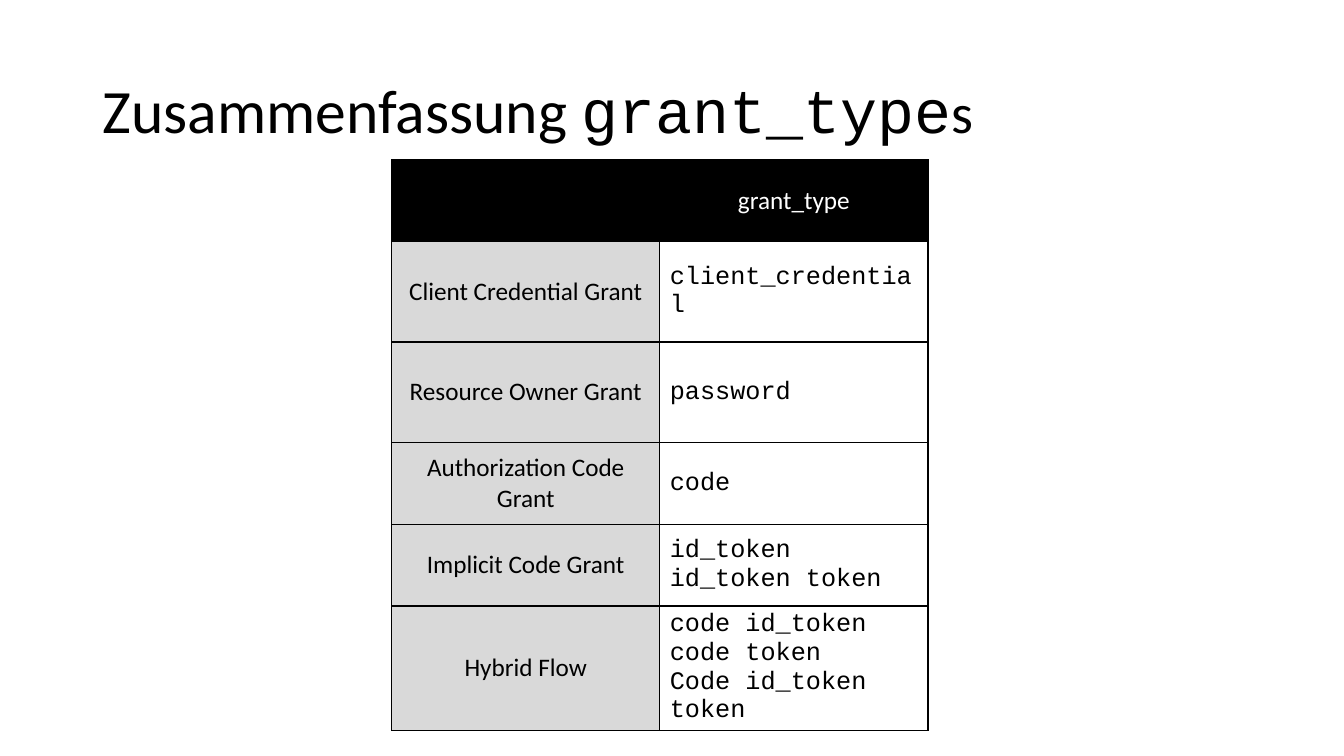
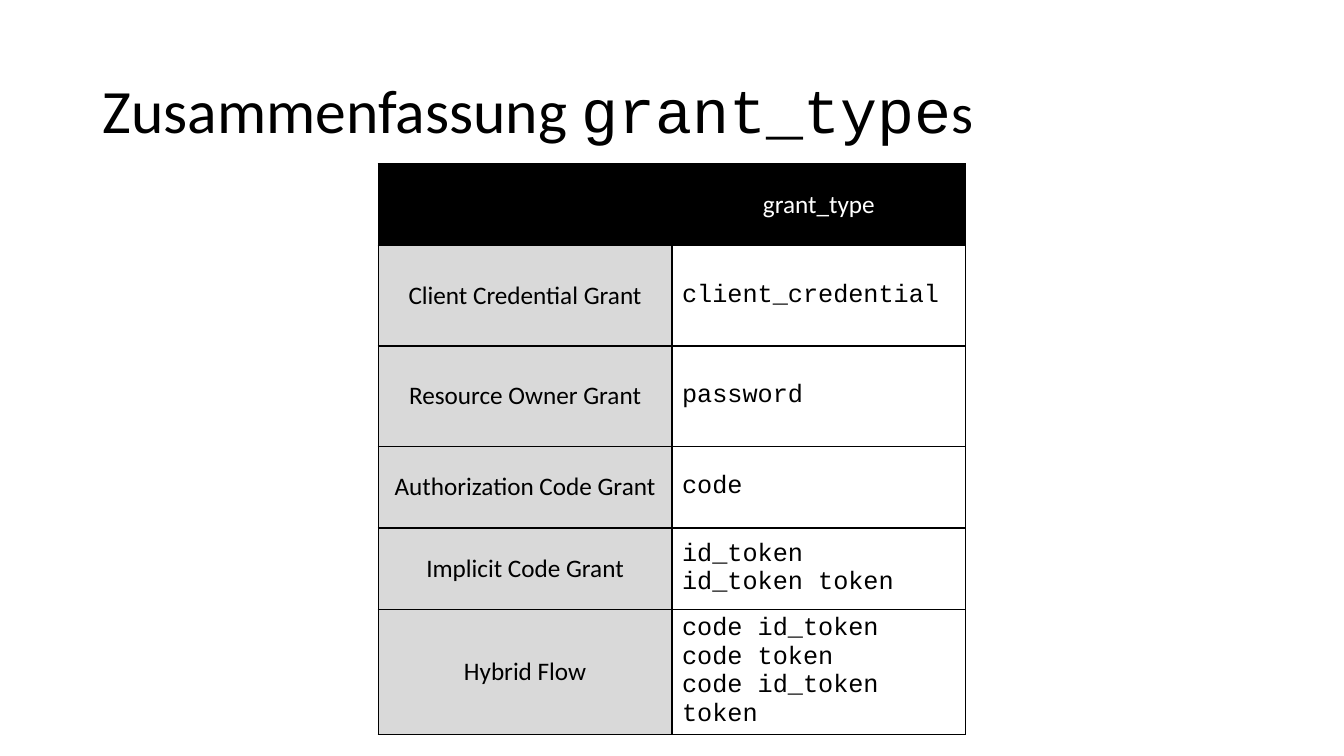
Before and after one commit to danielwagn3r/openid-workshop, a slide deck: slide 40 of OpenID & OAuth.pptx. Drawn at 1344x756 pixels with LibreOffice and Linux fonts; fonts in the diff are those of the drawing. Boxes give left, top, right and bottom in pixels: in the first picture for what was removed or moved away, otherwise in the second. Text is boxed around its words. In the diff, an @@ line names an element or a change of style, - is before the commit and + after.

```diff
--- a/OpenID & OAuth.pptx
+++ b/OpenID & OAuth.pptx
@@ table at [378,163,965,726] @@
-row 6, column 2: code id_token / code token / Code id_token token
+row 6, column 2: code id_token / code token / code id_token token
@@ table: place and size @@
-table at [392,160,929,738]
+table at [378,163,965,726]
```
Also in this commit, not shown: 20 other slides changed, 1 slide added.
